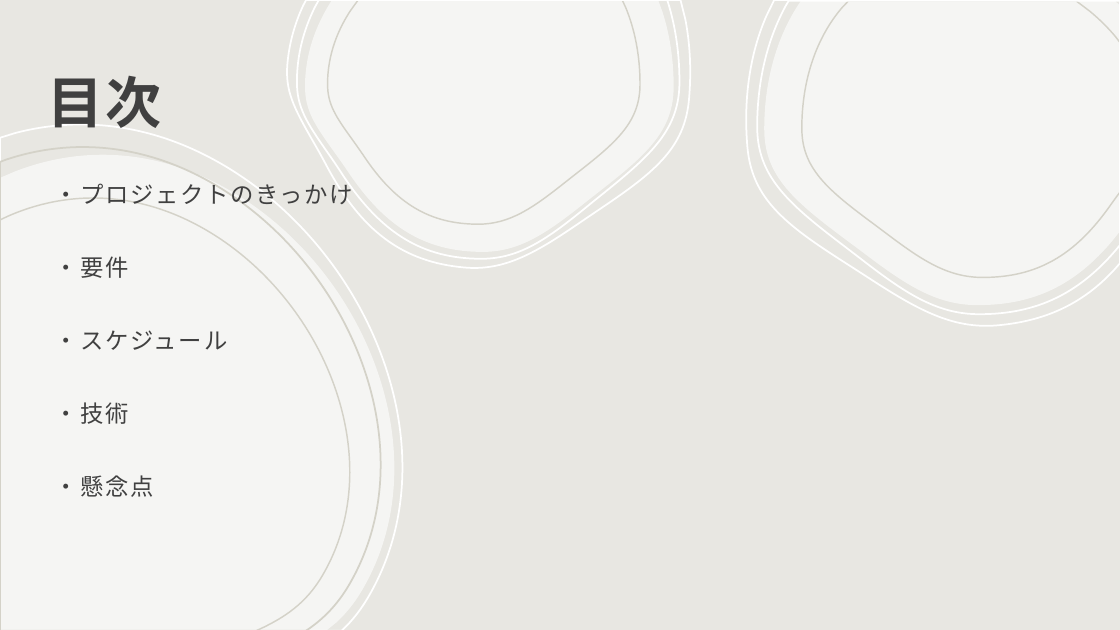
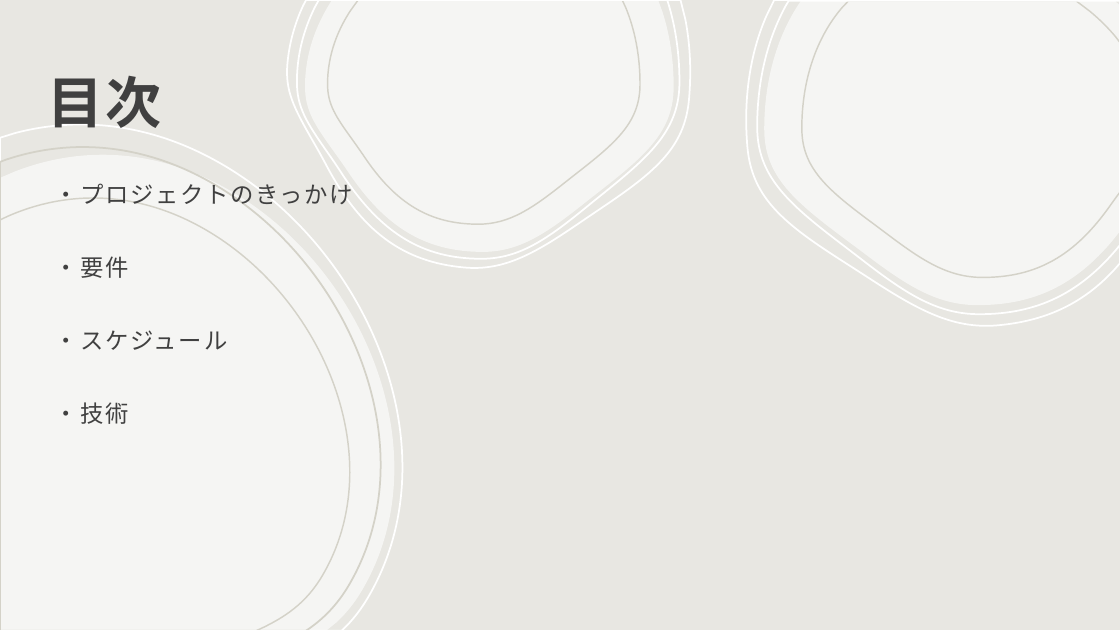
Before and after one commit to bittap/azusato, a slide deck: slide 2 of document/企画書.pptx. Drawn at 1120x630 pixels with LibreOffice and Linux fonts; fonts in the diff are those of the drawing. Boxes give left, top, right and bottom in pixels: in the first picture for what was removed or moved away, otherwise in the second. Text is boxed around its words. In the diff, an @@ line names an element or a change of style, - is before the commit and + after.

```diff
--- a/document/企画書.pptx
+++ b/document/企画書.pptx
@@ text at box(55, 475, 154, 497): paragraph removed @@
-・懸念点
```
Also in this commit, not shown: 2 other slides changed, 1 slide removed, 1 other file.
